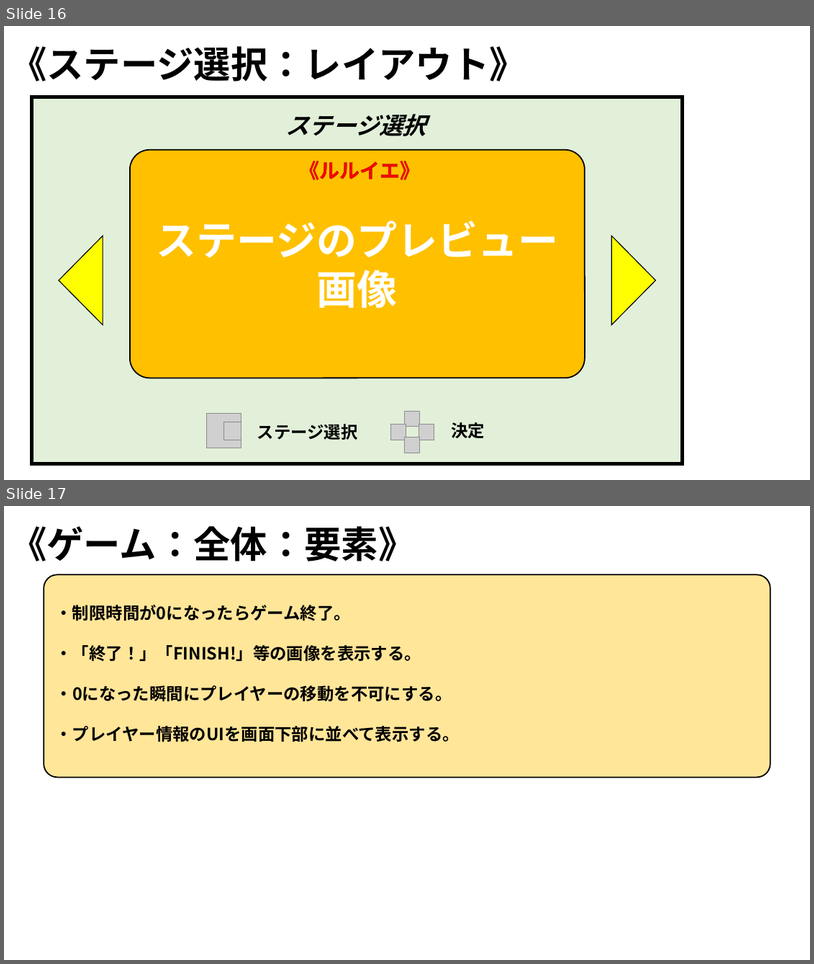
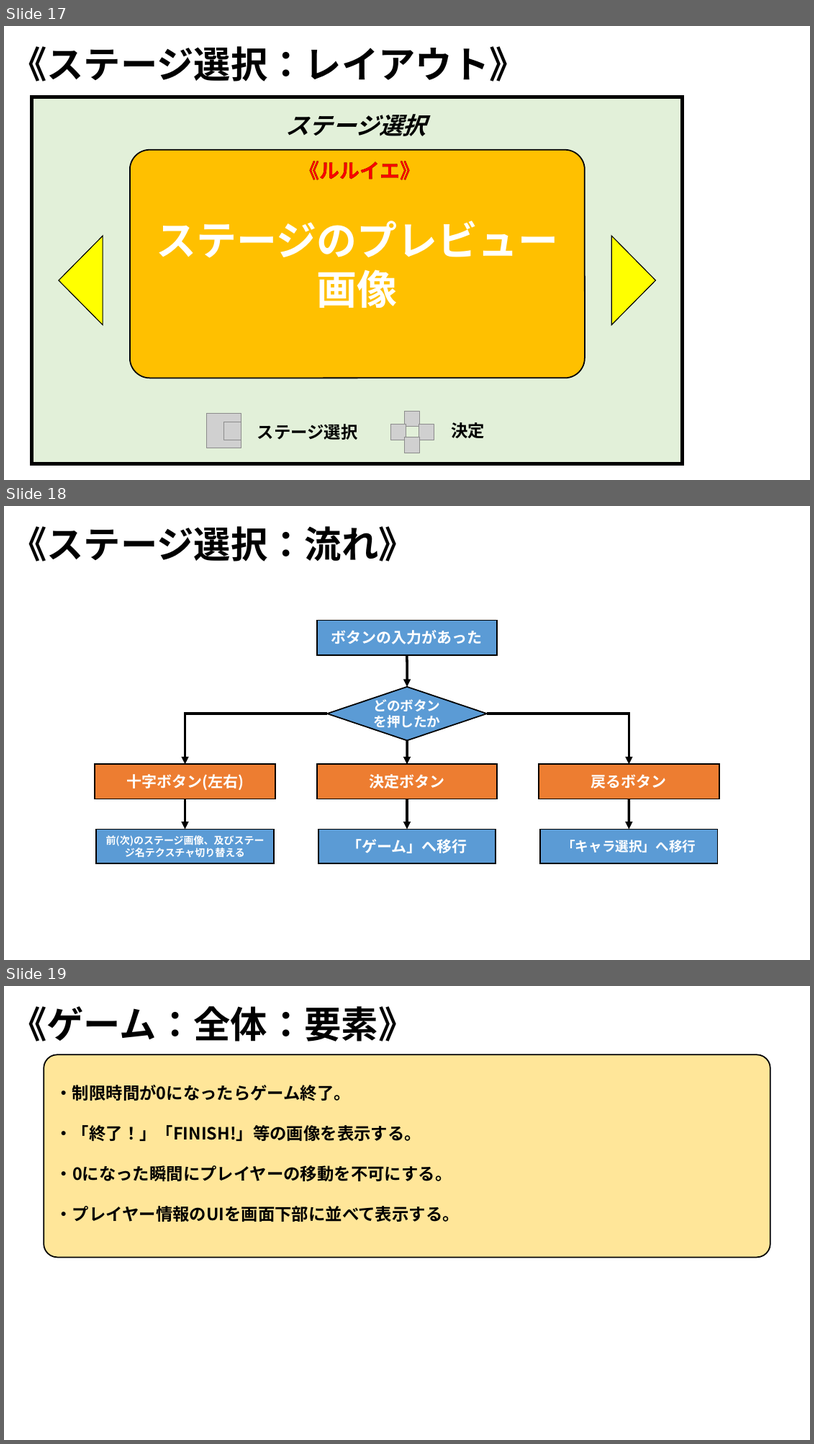
Before and after one commit to ARITA-MEIGEN/C-Team001, a slide deck: data/GS3_チーム2_仕様書.pptx. Shown one above the other, each under a label of ours: slides 16 and 17 before the commit, slides 17, 18 and 19 after it. The pictures are 814x964 and 814x1444 pixels, drawn with LibreOffice and Linux fonts; fonts in the diff are those of the drawing; grey boxes stand for pictures; background and template pictures are left out. Boxes give left, top, right and bottom in pixels: in the first picture for what was removed or moved away, otherwise in the second. Text is boxed around its words. In the diff, an @@ line names an element or a change of style, - is before the commit and + after.

```diff
--- a/data/GS3_チーム2_仕様書.pptx
+++ b/data/GS3_チーム2_仕様書.pptx
@@ slide 18 added at bbox=[4, 506, 810, 960], background picture (left out) @@
@@ text added at bbox=[10, 526, 416, 561], 44 pt, text #000000, bold @@
+《ステージ選択：流れ》
@@ rectangle added at bbox=[317, 620, 498, 655], fill #5B9BD5, outline #000000 1.5 pt, 18 pt, text #FFFFFF, bold @@
+ボタンの入力があった
@@ arrow added from (407, 655) to (407, 687), #000000 3 pt @@
@@ diamond added at bbox=[328, 687, 487, 741], fill #5B9BD5, outline #000000 1.5 pt, 16 pt, text #FFFFFF, bold @@
+どのボタンを押したか
@@ elbow arrow added from (328, 713) to (185, 764), #000000 3 pt @@
@@ elbow arrow added from (487, 713) to (630, 764), #000000 3 pt @@
@@ arrow added from (407, 740) to (407, 764), #000000 3 pt @@
@@ rectangle added at bbox=[95, 764, 275, 799], fill #ED7D31, outline #000000 1.5 pt, 18 pt, text #FFFFFF, bold @@
+十字ボタン(左右)
@@ rectangle added at bbox=[317, 764, 498, 799], fill #ED7D31, outline #000000 1.5 pt, 18 pt, text #FFFFFF, bold @@
+決定ボタン
@@ rectangle added at bbox=[540, 764, 720, 799], fill #ED7D31, outline #000000 1.5 pt, 18 pt, text #FFFFFF, bold @@
+戻るボタン
@@ arrow added from (185, 799) to (185, 829), #000000 3 pt @@
@@ arrow added from (407, 799) to (407, 829), #000000 3 pt @@
@@ arrow added from (630, 799) to (630, 829), #000000 3 pt @@
@@ rectangle added at bbox=[97, 829, 274, 863], fill #5B9BD5, outline #000000 1.5 pt, 12 pt, text #FFFFFF, bold @@
+前(次)のステージ画像、及びステージ名テクスチャ切り替える
@@ rectangle added at bbox=[319, 829, 496, 863], fill #5B9BD5, outline #000000 1.5 pt, 18 pt, text #FFFFFF, bold @@
+「ゲーム」へ移行
@@ rectangle added at bbox=[540, 829, 718, 863], fill #5B9BD5, outline #000000 1.5 pt, 16 pt, text #FFFFFF, bold @@
+「キャラ選択」へ移行
@@ what was slide 16 is now slide 17 @@
@@ what was slide 17 is now slide 19 @@
```
Also in this commit, not shown: 1 slide changed, 3 other slides added.
